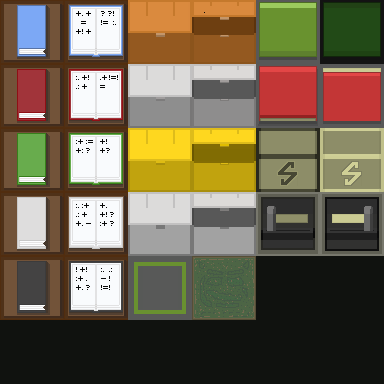
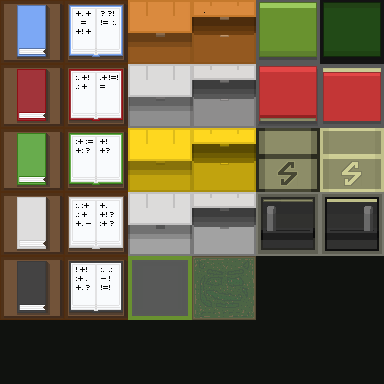
Layer changes from the first 384x384 image to the second:
painted on "shadow-2" over [263, 199, 313, 223]
removed layer "off #1" from group "lever" over [332, 214, 364, 223]
painted on "on #1" over [327, 199, 377, 223]
painted on "back" over [264, 199, 364, 223]
painted on "no-current" over [261, 128, 315, 192]
painted on "current" over [325, 128, 379, 192]
added group "chest" with 2 layers above "teleport" over [128, 17, 256, 239]
added layer "chest-shadow-1" in group "chest" over [128, 17, 256, 239]
moved "chests" into group "chest" over [128, 17, 256, 239]
painted on "placement" over [128, 256, 192, 320]
